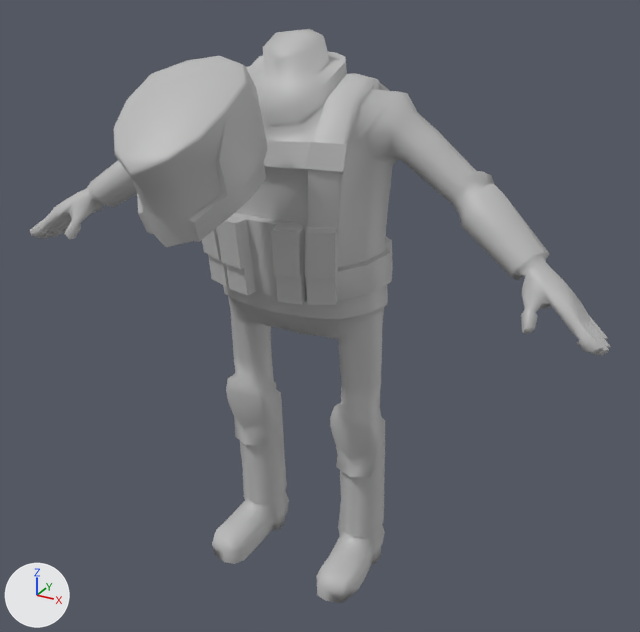
Before and after pictures for a commit that changed the FBX model Assets/DropZone/Characters/Squaddie/Squaddie_Moving.fbx.
One viewpoint serves both versions: a 50 mm camera at (1.261, -2.157, 1.988) aimed at (0.13, -0.101, 0.959). Every picture has the same lights, and +X, +Y and +Z are marked at lower left. Where no turn or scale is listed for an object, it has been applied to the vertices.

Names of what the first picture shows: 'Squaddie:Body', 'Squaddie:Head'.
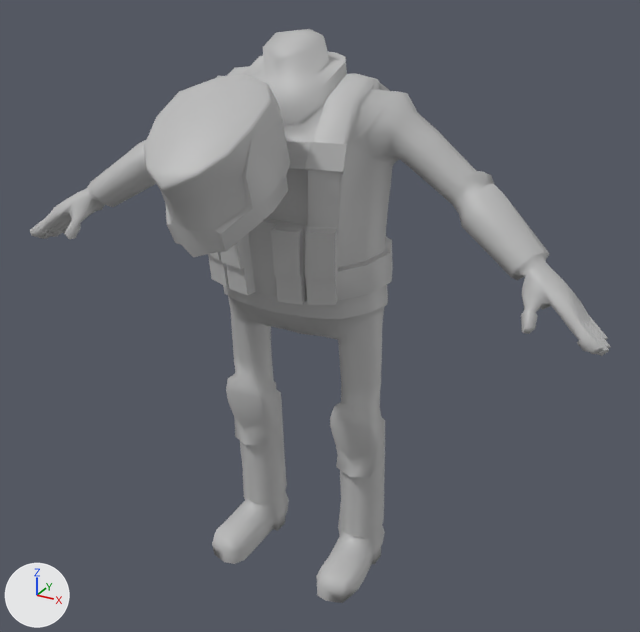
Location of each change, (x1, y1, x2, y2) in pixels of the pictures (640 x 632 px):
'Squaddie:Head', moved: before (114, 56, 268, 247); after (144, 74, 290, 257)

Patch to the scene script:
```diff
--- a/Assets/DropZone/Characters/Squaddie/Squaddie_Moving.fbx.py
+++ b/Assets/DropZone/Characters/Squaddie/Squaddie_Moving.fbx.py
@@ ob_squaddie_head @@
 ob_squaddie_head = bpy.data.objects.new('Squaddie:Head', me_mesh_001)
-ob_squaddie_head.location = (0.024, -0.359, -0.253)
+ob_squaddie_head.location = (0.024, -0.257, -0.31)
```
